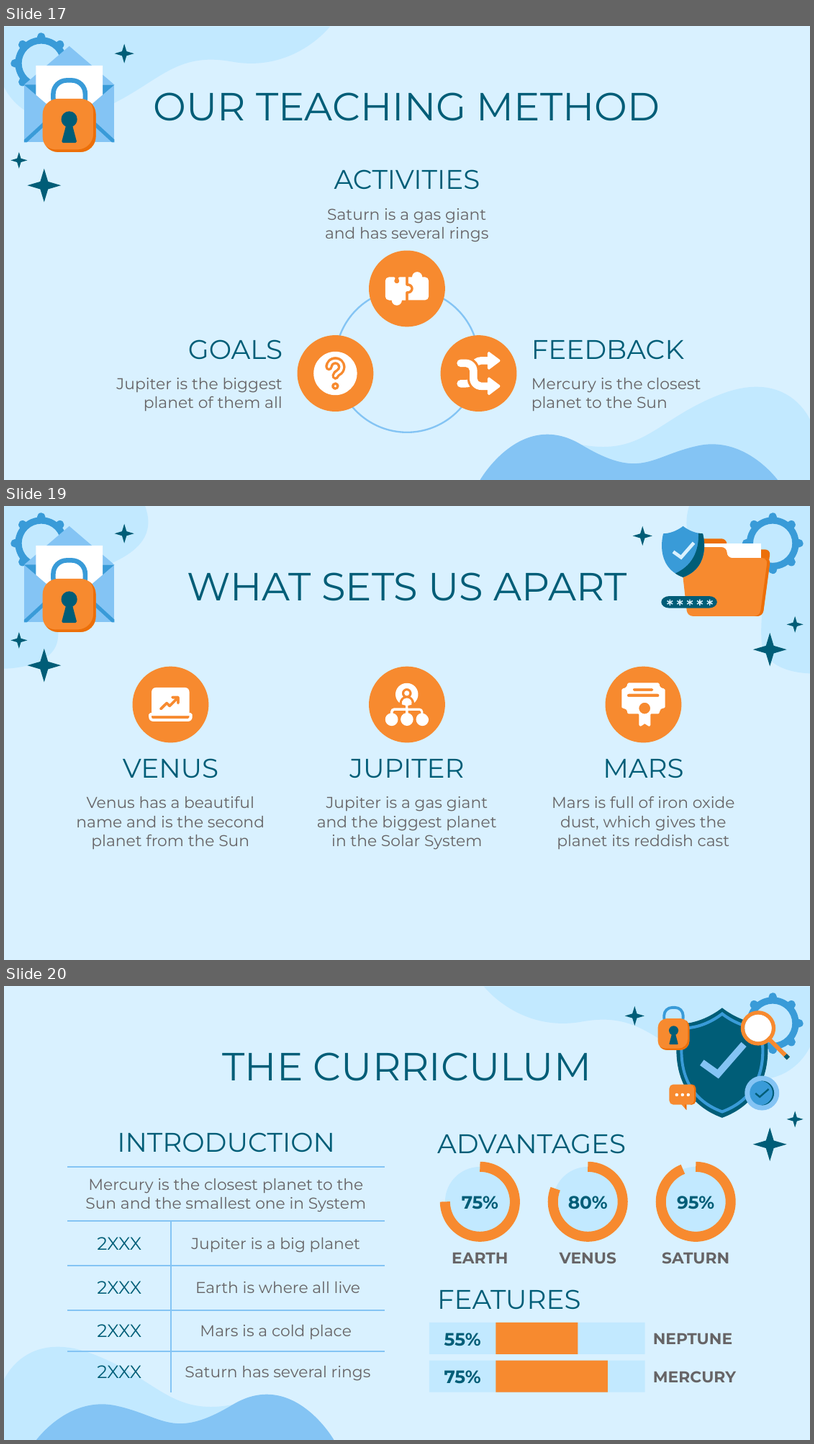
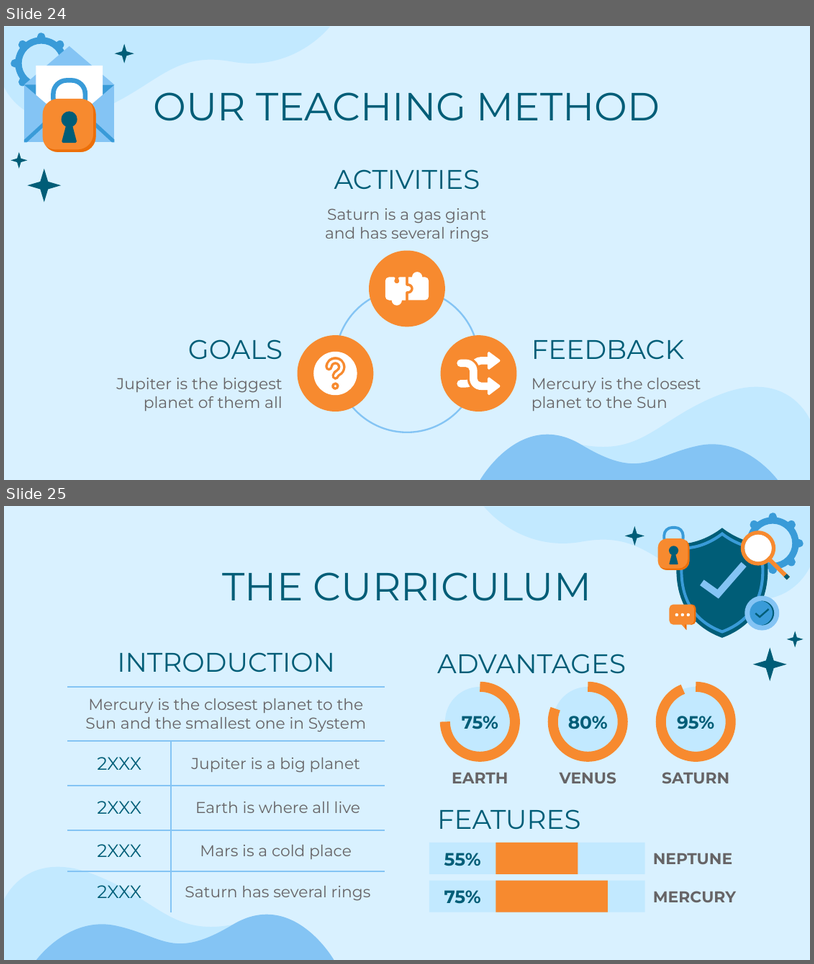
Before and after one commit to MiraPhilip12/Graduation_Project_ESLSCA, a slide deck: Milestone 5/Testing and Evaluation.pptx. Shown one above the other, each under a label of ours: slides 17, 19 and 20 before the commit, slides 24 and 25 after it; the slides between them are not shown. The pictures are 814x1444 and 814x964 pixels, drawn with LibreOffice and Linux fonts; fonts in the diff are those of the drawing. Boxes give left, top, right and bottom in pixels: in the first picture for what was removed or moved away, otherwise in the second. Text is boxed around its words. In the diff, an @@ line names an element or a change of style, - is before the commit and + after.

```diff
--- a/Milestone 5/Testing and Evaluation.pptx
+++ b/Milestone 5/Testing and Evaluation.pptx
@@ slide 19 removed at [4,506,810,960], background #D9F1FF @@
@@ freeform shape removed at [4,506,164,669] @@
@@ freeform shape removed at [674,506,810,673] @@
@@ title removed at [187,572,627,601] @@
-WHAT SETS US APART
@@ group removed at [10,512,134,682]: 14 freeform shapes @@
@@ group removed at [633,512,804,667]: 18 freeform shapes @@
@@ ellipse removed at [132,667,208,742] @@
@@ ellipse removed at [369,667,445,742] @@
@@ ellipse removed at [606,667,682,742] @@
@@ freeform shape removed at [149,687,193,721] @@
@@ freeform shape removed at [386,698,429,726] @@
@@ freeform shape removed at [396,682,419,702] @@
@@ freeform shape removed at [405,690,409,695] @@
@@ freeform shape removed at [622,682,665,726] @@
@@ title removed at [123,758,219,778] @@
-VENUS
@@ title removed at [350,759,464,778] @@
-JUPITER
@@ title removed at [603,758,684,778] @@
-MARS
@@ subtitle removed at [76,796,265,849] @@
-Venus has a beautiful name and is the second planet from the Sun
@@ subtitle removed at [317,796,496,849] @@
-Jupiter is a gas giant and the biggest planet in the Solar System
@@ subtitle removed at [552,796,736,849] @@
-Mars is full of iron oxide dust, which gives the planet its reddish cast
@@ what was slide 17 is now slide 24 @@
@@ what was slide 20 is now slide 25 @@
```
Also in this commit, not shown: 2 slides changed, 7 slides added, 3 other slides removed, 2 other files.
